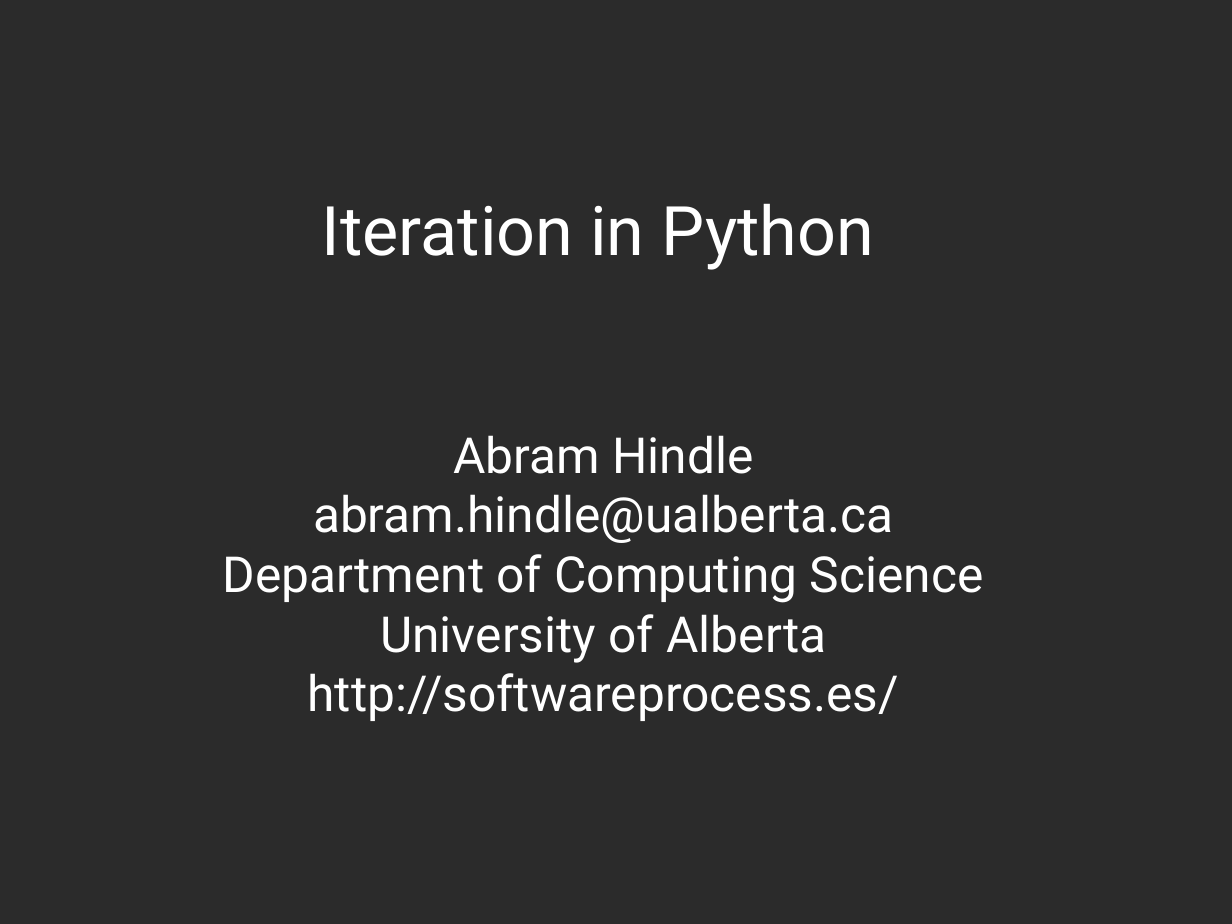
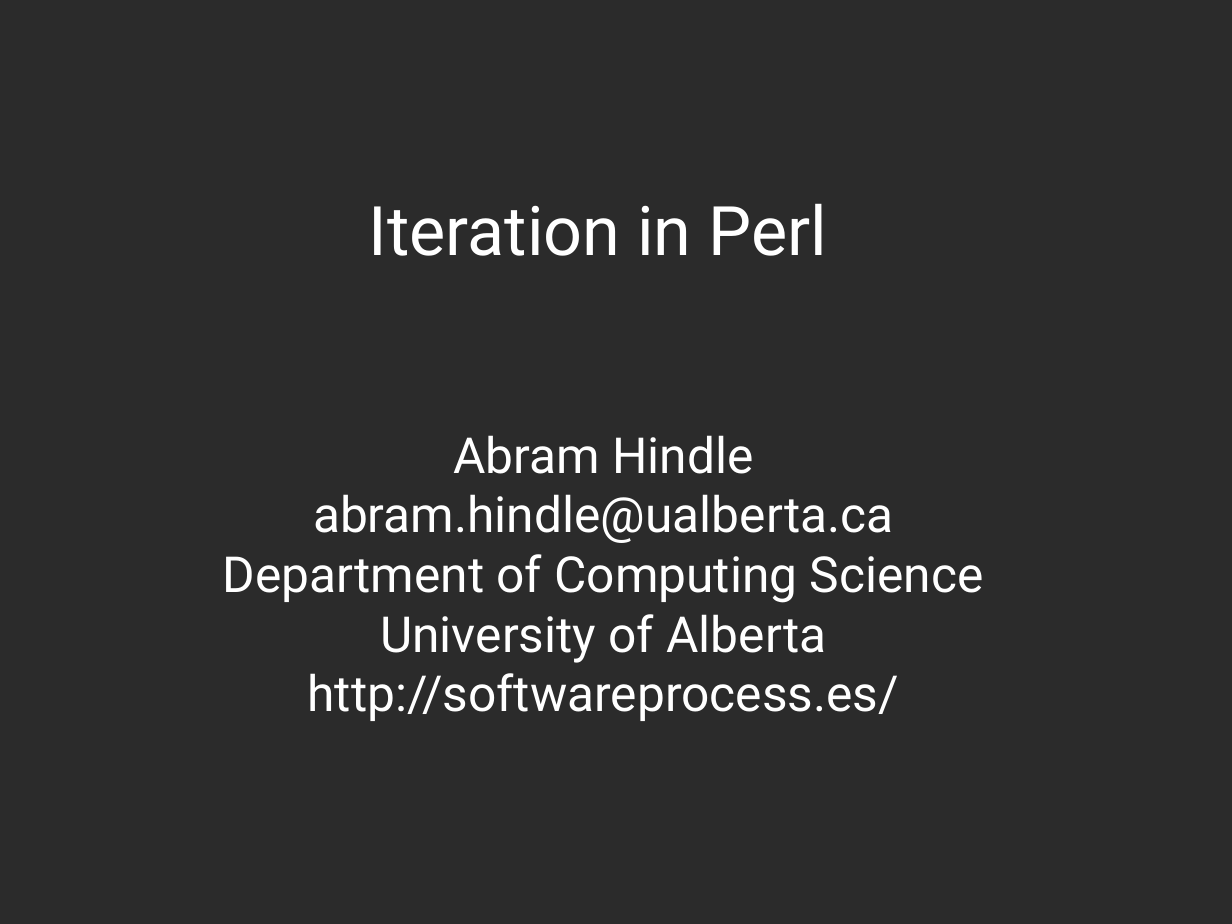
Before and after one commit to abramhindle/python-iteration-talk, a slide deck: slide 1 of iteration-talk.odp. Drawn at 1232x924 pixels with LibreOffice and Linux fonts; fonts in the diff are those of the drawing; background and template pictures are left out; a plain dark background stands for a picture behind light text. Boxes give left, top, right and bottom in pixels: in the first picture for what was removed or moved away, otherwise in the second. Text is boxed around its words. In the diff, an @@ line names an element or a change of style, - is before the commit and + after.

```diff
--- a/iteration-talk.odp
+++ b/iteration-talk.odp
@@ title at [369, 203, 828, 256]: text changed @@
-Iteration in Python
+Iteration in Perl
```
Also in this commit, not shown: 9 other slides changed, 2 slides added, 3 slides removed, 2 other files.
